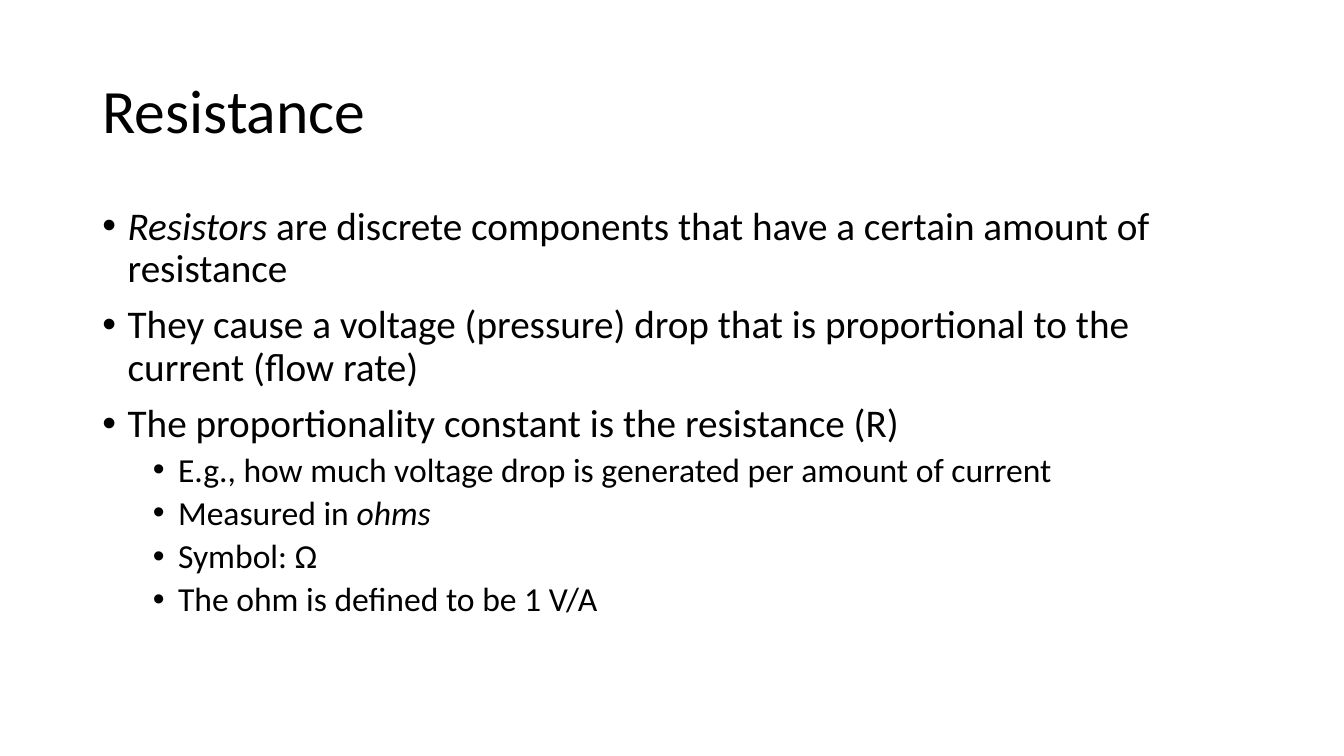
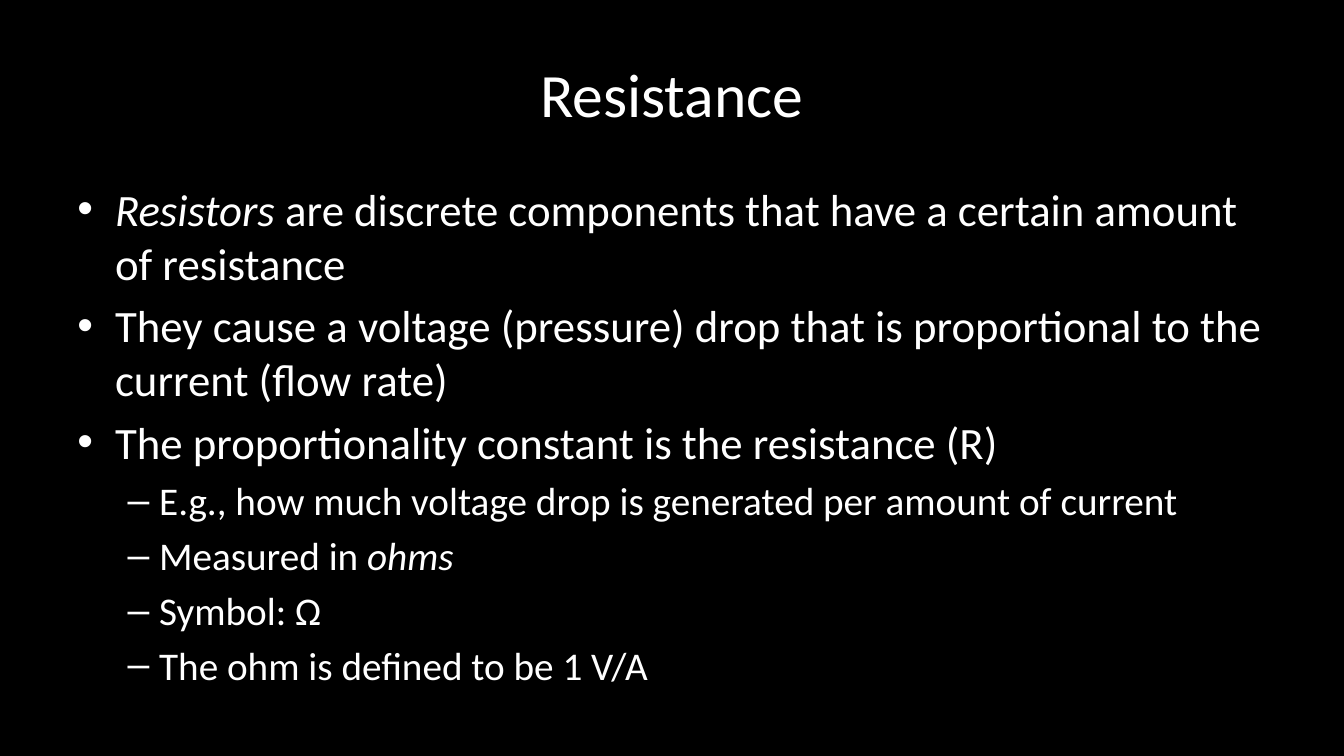
Before and after one commit to carlosgj/FRC-Training, a slide deck: slide 15 of Electronics 101.pptx. Drawn at 1344x756 pixels with LibreOffice and Linux fonts; fonts in the diff are those of the drawing; background and template pictures are left out. Boxes give left, top, right and bottom in pixels: in the first picture for what was removed or moved away, otherwise in the second. Text is boxed around its words. In the diff, an @@ line names an element or a change of style, - is before the commit and + after.

```diff
--- a/Electronics 101.pptx
+++ b/Electronics 101.pptx
@@ background #FFFFFF to #000000 @@
@@ title "Resistance": place and size @@
-title "Resistance" at bbox=[102, 90, 365, 134]
+title "Resistance" at bbox=[540, 74, 803, 118]
@@ title "Resistance" at bbox=[540, 74, 803, 118]: text colour #000000 to #FFFFFF; alignment left to centre; line spacing 0.9 to 1 @@
@@ text "Resistors are discrete components that ...": place and size @@
-text "Resistors are discrete components that ..." at bbox=[128, 212, 1150, 613]
+text "Resistors are discrete components that ..." at bbox=[115, 195, 1261, 682]
@@ text "Resistors are discrete components that ..." at bbox=[115, 195, 1261, 682]: size 28 to 32 pt in "Resistors are discrete components that have a ...", "They cause a voltage (pressure) drop that ...", "The proportionality constant is the resistance (R)"; text colour #000000 to #FFFFFF; size 24 to 28 pt in "E.g., how much voltage drop is generated ...", "Measured in ohms", "Symbol: Ω", "The ohm is defined to be 1 ..."; indent changed; line spacing 0.9 to 1; less space between paragraphs; bullet • to – @@
```
Also in this commit, not shown: 18 other slides changed, 5 slides added, 1 other file.
